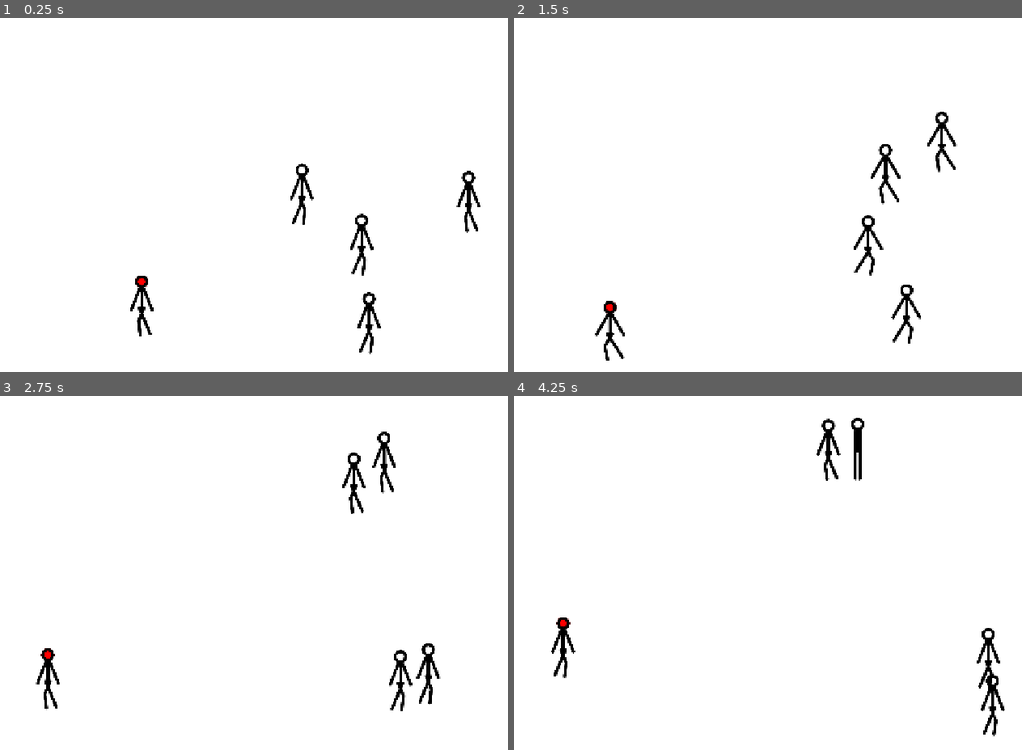
Above: before the commit, frames 1-4 (two rows, left to right).
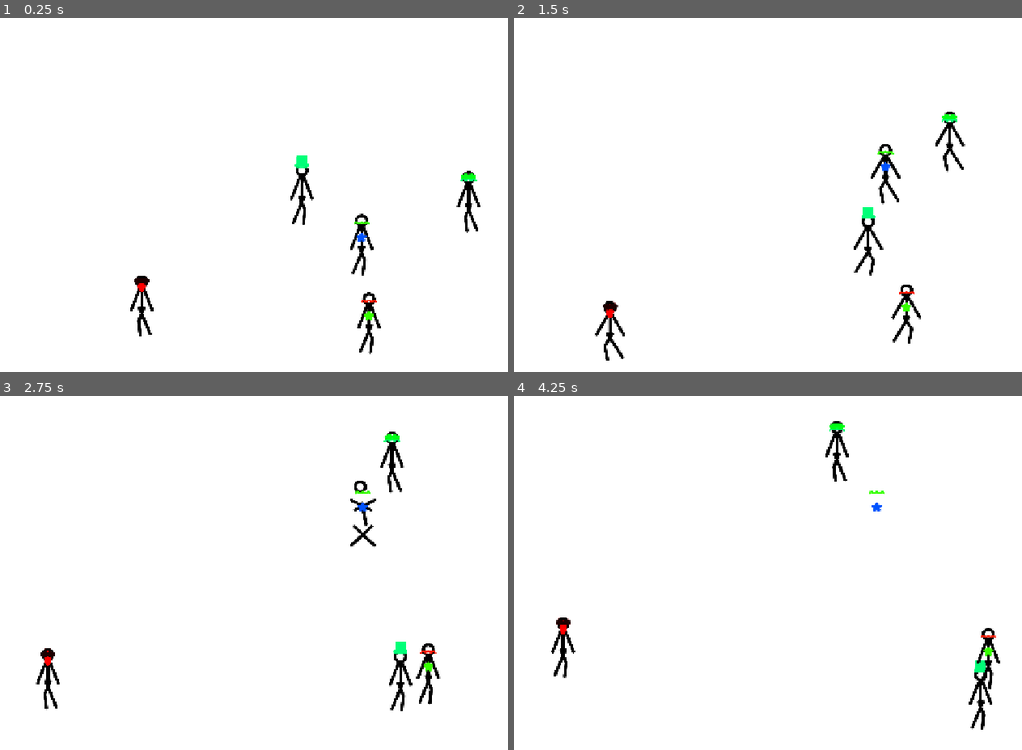
Above: after the commit, the same moments.

Repository: Attaulhaleem/trust-no-one
Game: Godot game, scene res://scenes/game/game.tscn
Two runs of this game, one before a commit and one after it. Both use one fixed random seed, a clock stepped at 60 frames per second and the inputs below.
Inputs (mouse positions are in pixels of both pictures, inside the frame that each line leads up to):
- Up to frame 1 (0.25 s): no input
- Up to frame 2 (1.5 s): move the mouse to (955, 177) at 0.52 s; hold Right (move_right) 0.53-1.28 s; click (955, 177) at 0.67 s; move the mouse to (686, 212) at 1.27 s; hold Down (move_down) from 1.28 s (still down); click (686, 212) at 1.42 s
- Up to frame 3 (2.75 s): move the mouse to (365, 491) at 2.02 s; release Down (move_down) at 2.03 s; hold Right (move_right) from 2.03 s (still down); click (365, 491) at 2.17 s
- Up to frame 4 (4.25 s): move the mouse to (783, 643) at 2.77 s; release Right (move_right) at 2.78 s; hold Up (move_up) 2.78-3.53 s; click (783, 643) at 2.92 s; move the mouse to (1006, 626) at 3.52 s; hold Left (move_left) from 3.53 s (still down); click (1006, 626) at 3.67 s

The runs differ from the first frame. In frame 1, 0.3% of the frame differs, in the area x 26-94%, y 38-86%; in frame 2, 0.8%; in frame 3, 1.2%; in frame 4, 1.5%, in the area x 8-97%, y 6-97%.

Commit message:
Fix spawning & shooting

Diff:
--- a/assets/crosshair/crosshair_brackets.svg
+++ b/assets/crosshair/crosshair_brackets.svg
@@ -1,13 +1,13 @@
-<svg xmlns="http://www.w3.org/2000/svg" viewBox="0 0 100 100" style="color:#ffffff;">
+<svg xmlns="http://www.w3.org/2000/svg" viewBox="0 0 100 100" style="color:#000000;">
 
 <g>
   <polyline points="24,38 24,24 38,24" fill="none" stroke="currentColor" stroke-width="4" stroke-linecap="round" stroke-linejoin="round"/>
   <polyline points="76,38 76,24 62,24" fill="none" stroke="currentColor" stroke-width="4" stroke-linecap="round" stroke-linejoin="round"/>
   <polyline points="24,62 24,76 38,76" fill="none" stroke="currentColor" stroke-width="4" stroke-linecap="round" stroke-linejoin="round"/>
   <polyline points="76,62 76,76 62,76" fill="none" stroke="currentColor" stroke-width="4" stroke-linecap="round" stroke-linejoin="round"/>
-  <line x1="45" y1="50" x2="55" y2="50" stroke="currentColor" stroke-width="2.5" stroke-linecap="round"/>
-  <line x1="50" y1="45" x2="50" y2="55" stroke="currentColor" stroke-width="2.5" stroke-linecap="round"/>
-  <circle cx="50" cy="50" r="2" fill="currentColor"/>
+  <line x1="45" y1="50" x2="55" y2="50" stroke="#ff0000" stroke-width="2.5" stroke-linecap="round"/>
+  <line x1="50" y1="45" x2="50" y2="55" stroke="#ff0000" stroke-width="2.5" stroke-linecap="round"/>
+  <circle cx="50" cy="50" r="2" fill="#ff0000"/>
 </g>
 
 </svg>
--- a/assets/crosshair/crosshair_scope.svg
+++ b/assets/crosshair/crosshair_scope.svg
@@ -1,4 +1,4 @@
-<svg xmlns="http://www.w3.org/2000/svg" viewBox="0 0 100 100" style="color:#ffffff;">
+<svg xmlns="http://www.w3.org/2000/svg" viewBox="0 0 100 100" style="color:#000000;">
 
 <g fill="none" stroke="currentColor" stroke-width="2.5" stroke-linecap="round">
   <circle cx="50" cy="50" r="40"/>
@@ -15,6 +15,6 @@
   <line x1="73" y1="47.0" x2="73" y2="53.0"/>
   </g>
 </g>
-<circle cx="50" cy="50" r="2.5" fill="currentColor"/>
+<circle cx="50" cy="50" r="2.5" fill="#ff0000"/>
 
 </svg>
--- a/project.godot
+++ b/project.godot
@@ -22,6 +22,8 @@
 window/size/mode=2
 window/stretch/mode="canvas_items"
 window/stretch/aspect="expand"
+mouse_cursor/custom_image="uid://cw3opolurq2bg"
+mouse_cursor/custom_image_hotspot=Vector2(50, 50)
 
 [input]
 
--- a/scenes/game/game.tscn
+++ b/scenes/game/game.tscn
@@ -1,6 +1,6 @@
 [gd_scene format=3 uid="uid://cbram80xjim3b"]
 
-[ext_resource type="Script" uid="uid://m3pm4b4dlfw6" path="res://scenes/spawner/spawner.gd" id="1_2a8rs"]
+[ext_resource type="PackedScene" uid="uid://jheuvf6o6fpa" path="res://scenes/spawner/spawner.tscn" id="1_2a8rs"]
 [ext_resource type="PackedScene" uid="uid://crtb6rmnexlj2" path="res://scenes/stickman/stickman.tscn" id="2_4j704"]
 [ext_resource type="Resource" uid="uid://bmavh3hg5tvju" path="res://scenes/accessories/eyes_accessories/round_glasses.tres" id="3_kp23o"]
 [ext_resource type="Resource" uid="uid://kpd6srpgmfkt" path="res://scenes/accessories/chest_accessories/heart_pin.tres" id="4_5jirj"]
@@ -22,11 +22,9 @@
 anchor_bottom = 1.0
 grow_horizontal = 2
 grow_vertical = 2
+mouse_filter = 2
 
-[node name="Spawner" type="Node2D" parent="." unique_id=220050764]
-script = ExtResource("1_2a8rs")
-scene_to_spawn = ExtResource("2_4j704")
-metadata/_custom_type_script = "uid://m3pm4b4dlfw6"
+[node name="Spawner" parent="." unique_id=3841475 instance=ExtResource("1_2a8rs")]
 
 [node name="Stickman" parent="." unique_id=987114327 instance=ExtResource("2_4j704")]
 visible = false
--- a/scenes/spawner/spawner.gd
+++ b/scenes/spawner/spawner.gd
@@ -8,6 +8,13 @@
 	set(value):
 		special_count = min(value, spawn_count)
 @export var spawn_margin: float = 100.0
+
+@export_group("Accessories")
+@export var head_accessories: Array[HeadAccessory] = []
+@export var eyes_accessories: Array[EyesAccessory] = []
+@export var face_accessories: Array[FaceAccessory] = []
+@export var neck_accessories: Array[NeckAccessory] = []
+@export var chest_accessories: Array[ChestAccessory] = []
 
 
 func _ready() -> void:
@@ -26,6 +33,16 @@
 		_spawn_instance(random_position, is_special)
 
 
+func _set_random_sprite_color(sprite: Sprite2D) -> Color:
+	var color := Color.BLACK
+
+	if sprite:
+		color = Color.from_hsv(randf(), 1.0, 1.0)
+		sprite.modulate = Color.from_hsv(randf(), 1.0, 1.0)
+
+	return color
+
+
 func _spawn_instance(spawn_position: Vector2, is_special: bool) -> void:
 	if not scene_to_spawn:
 		return
@@ -34,6 +51,23 @@
 	add_child(spawnling)
 	spawnling.global_position = spawn_position
 
-	if is_special:
-		spawnling.is_special = true
-		spawnling.modulate = Color.RED
+	if spawnling is Stickman:
+		var stickman: Stickman = spawnling as Stickman
+		if head_accessories:
+			stickman.head_accessory = head_accessories[randi() % head_accessories.size()]
+			_set_random_sprite_color(stickman.head_accessory_sprite)
+		if eyes_accessories:
+			stickman.eyes_accessory = eyes_accessories[randi() % eyes_accessories.size()]
+			_set_random_sprite_color(stickman.eyes_accessory_sprite)
+		if face_accessories:
+			stickman.face_accessory = face_accessories[randi() % face_accessories.size()]
+			_set_random_sprite_color(stickman.face_accessory_sprite)
+		if neck_accessories:
+			stickman.neck_accessory = neck_accessories[randi() % neck_accessories.size()]
+			_set_random_sprite_color(stickman.neck_accessory_sprite)
+		if chest_accessories:
+			stickman.chest_accessory = chest_accessories[randi() % chest_accessories.size()]
+			_set_random_sprite_color(stickman.chest_accessory_sprite)
+		if is_special:
+			stickman.is_special = true
+			stickman.modulate = Color.RED
--- a/scenes/spawner/spawner.tscn
+++ b/scenes/spawner/spawner.tscn
@@ -1,6 +1,28 @@
 [gd_scene format=3 uid="uid://jheuvf6o6fpa"]
 
-[ext_resource type="Script" uid="uid://m3pm4b4dlfw6" path="res://scenes/spawner/spawner.gd" id="1_2vbf6"]
+[ext_resource type="Script" uid="uid://m3pm4b4dlfw6" path="res://scenes/spawner/spawner.gd" id="1_c80uj"]
+[ext_resource type="Script" uid="uid://vub72vght4em" path="res://scenes/accessories/head_accessories/head_accessory.gd" id="2_hu2hm"]
+[ext_resource type="PackedScene" uid="uid://crtb6rmnexlj2" path="res://scenes/stickman/stickman.tscn" id="2_jaypc"]
+[ext_resource type="Resource" uid="uid://d0a8kh2dm2aw8" path="res://scenes/accessories/head_accessories/beanie.tres" id="3_jaypc"]
+[ext_resource type="Resource" uid="uid://ob46xe0l3oie" path="res://scenes/accessories/head_accessories/top_hat.tres" id="5_6q3ki"]
+[ext_resource type="Script" uid="uid://dskbsxwc7daxp" path="res://scenes/accessories/eyes_accessories/eyes_accessory.gd" id="6_yuh43"]
+[ext_resource type="Resource" uid="uid://bmavh3hg5tvju" path="res://scenes/accessories/eyes_accessories/round_glasses.tres" id="7_2fesh"]
+[ext_resource type="Resource" uid="uid://c1144fimfn82n" path="res://scenes/accessories/eyes_accessories/sunglasses.tres" id="8_86hsf"]
+[ext_resource type="Script" uid="uid://mhe3wvgbxprs" path="res://scenes/accessories/face_accessories/face_accessory.gd" id="9_uycrx"]
+[ext_resource type="Resource" uid="uid://bakikrj8gi8jg" path="res://scenes/accessories/face_accessories/goatee.tres" id="10_ulibx"]
+[ext_resource type="Resource" uid="uid://bbdl7aybnjea2" path="res://scenes/accessories/face_accessories/mustache.tres" id="12_1veya"]
+[ext_resource type="Script" uid="uid://bykvgm0phi8w0" path="res://scenes/accessories/neck_accessories/neck_accessory.gd" id="13_3b78x"]
+[ext_resource type="Resource" uid="uid://c788q7r3fns3h" path="res://scenes/accessories/neck_accessories/bow_tie.tres" id="14_tj3iy"]
+[ext_resource type="Resource" uid="uid://be4plq7cb2w8" path="res://scenes/accessories/neck_accessories/scarf.tres" id="15_2c4x0"]
+[ext_resource type="Script" uid="uid://bpcyjljiqblp3" path="res://scenes/accessories/chest_accessories/chest_accessory.gd" id="17_htgxi"]
+[ext_resource type="Resource" uid="uid://kpd6srpgmfkt" path="res://scenes/accessories/chest_accessories/heart_pin.tres" id="18_pruht"]
+[ext_resource type="Resource" uid="uid://dpjp131rn5wgk" path="res://scenes/accessories/chest_accessories/star_badge.tres" id="19_0xohq"]
 
 [node name="Spawner" type="Node2D" unique_id=3841475]
-script = ExtResource("1_2vbf6")
+script = ExtResource("1_c80uj")
+scene_to_spawn = ExtResource("2_jaypc")
+head_accessories = Array[ExtResource("2_hu2hm")]([ExtResource("3_jaypc"), ExtResource("5_6q3ki"), null, null])
+eyes_accessories = Array[ExtResource("6_yuh43")]([ExtResource("7_2fesh"), ExtResource("8_86hsf"), null, null])
+face_accessories = Array[ExtResource("9_uycrx")]([ExtResource("10_ulibx"), ExtResource("12_1veya"), null, null])
+neck_accessories = Array[ExtResource("13_3b78x")]([ExtResource("14_tj3iy"), ExtResource("15_2c4x0"), null, null])
+chest_accessories = Array[ExtResource("17_htgxi")]([ExtResource("18_pruht"), ExtResource("19_0xohq"), null, null])
--- a/scenes/stickman/stickman.gd
+++ b/scenes/stickman/stickman.gd
@@ -1,3 +1,4 @@
+class_name Stickman
 extends CharacterBody2D
 
 enum AIState {IDLE, WALKING}
@@ -5,6 +6,7 @@
 const IDLE_ANIMATION := &"idle"
 const WALK_HORIZONTAL_ANIMATION := &"walk_horizontal"
 const WALK_VERTICAL_ANIMATION := &"walk_vertical"
+const DEATH_ANIMATION := &"death"
 const MOVE_LEFT_ACTION := &"move_left"
 const MOVE_RIGHT_ACTION := &"move_right"
 const MOVE_UP_ACTION := &"move_up"
@@ -57,13 +59,8 @@
 @export var ai_idle_duration_min: float = 1.0
 @export var ai_idle_duration_max: float = 3.0
 
-@onready var head_accessory_color := _set_random_sprite_color(head_accessory_sprite)
-@onready var eyes_accessory_color := _set_random_sprite_color(eyes_accessory_sprite)
-@onready var face_accessory_color := _set_random_sprite_color(face_accessory_sprite)
-@onready var neck_accessory_color := _set_random_sprite_color(neck_accessory_sprite)
-@onready var chest_accessory_color := _set_random_sprite_color(chest_accessory_sprite)
-
 var is_special: bool = false # For assassin status
+var is_dead: bool = false
 
 var ai_current_state: AIState = AIState.IDLE
 var ai_state_timer: float = 0.0
@@ -72,9 +69,13 @@
 
 func _ready() -> void:
 	motion_mode = MOTION_MODE_FLOATING
+	input_pickable = true
 
 
 func _physics_process(delta: float) -> void:
+	if is_dead:
+		return
+
 	if is_controllable:
 		var direction := Input.get_vector(
 			MOVE_LEFT_ACTION,
@@ -137,39 +138,18 @@
 		ai_direction = Vector2.ZERO
 
 
-func _set_random_sprite_color(sprite: Sprite2D) -> Color:
-	var color := Color.BLACK
-
-	if sprite:
-		color = Color.from_hsv(randf(), 1.0, 1.0)
-		sprite.modulate = Color.from_hsv(randf(), 1.0, 1.0)
-
-	return color
-
-
 func _update_accessory_sprite(sprite: Sprite2D, accessory: Accessory) -> void:
 	if accessory and sprite:
 		sprite.texture = accessory.texture
 		sprite.modulate = accessory.color
 
 
-func _update_accessory_z_index(sprite: Sprite2D, accessory: Accessory) -> void:
-	if accessory and sprite:
-		sprite.z_index = accessory.back_z_index if velocity.y < 0.0 else 0
-
-
 func _update_walk_animation() -> void:
-	if animated_sprite == null:
+	if animated_sprite == null or is_dead:
 		return
 
 	if velocity.x != 0.0:
 		animated_sprite.flip_h = velocity.x > 0.0
-
-	# _update_accessory_z_index(head_accessory_sprite, head_accessory)
-	# _update_accessory_z_index(eyes_accessory_sprite, eyes_accessory)
-	# _update_accessory_z_index(face_accessory_sprite, face_accessory)
-	# _update_accessory_z_index(neck_accessory_sprite, neck_accessory)
-	# _update_accessory_z_index(chest_accessory_sprite, chest_accessory)
 
 	if velocity == Vector2.ZERO:
 		animated_sprite.play(IDLE_ANIMATION)
@@ -177,3 +157,17 @@
 		animated_sprite.play(WALK_HORIZONTAL_ANIMATION)
 	elif velocity.y != 0.0:
 		animated_sprite.play(WALK_VERTICAL_ANIMATION)
+
+
+func _input_event(_viewport: Viewport, event: InputEvent, _shape_idx: int) -> void:
+	if is_dead:
+		return
+	if event is InputEventMouseButton and event.button_index == MOUSE_BUTTON_LEFT and event.pressed:
+		_die()
+
+
+func _die() -> void:
+	is_dead = true
+	velocity = Vector2.ZERO
+	if animated_sprite:
+		animated_sprite.play(DEATH_ANIMATION)
--- a/scenes/stickman/stickman.tscn
+++ b/scenes/stickman/stickman.tscn
@@ -1,95 +1,180 @@
 [gd_scene format=3 uid="uid://crtb6rmnexlj2"]
 
-[ext_resource type="Texture2D" uid="uid://bylefcbudrcrf" path="res://assets/stickman/idle/idle.svg" id="2_6tcpw"]
-[ext_resource type="Texture2D" uid="uid://bo36wc5m22la5" path="res://assets/stickman/face/face_fill.svg" id="2_tpg7n"]
-[ext_resource type="Texture2D" uid="uid://dwvobby4m24ue" path="res://assets/stickman/move_horizontal/walk_horizontal_01.svg" id="3_sldoi"]
-[ext_resource type="Script" uid="uid://fxqvx7kr7vqh" path="res://scenes/stickman/stickman.gd" id="3_stickman"]
-[ext_resource type="Texture2D" uid="uid://bq26pfmhweoyx" path="res://assets/stickman/move_horizontal/walk_horizontal_02.svg" id="4_wrhk3"]
-[ext_resource type="Texture2D" uid="uid://dni0d1qwxv3kb" path="res://assets/stickman/move_horizontal/walk_horizontal_03.svg" id="5_43sgt"]
-[ext_resource type="Texture2D" uid="uid://k5pjomkgfnya" path="res://assets/stickman/move_horizontal/walk_horizontal_04.svg" id="6_ua3et"]
-[ext_resource type="Texture2D" uid="uid://544ytsc4k03l" path="res://assets/stickman/move_horizontal/walk_horizontal_05.svg" id="7_tpg7n"]
-[ext_resource type="Texture2D" uid="uid://cfagelqnp5dij" path="res://assets/stickman/move_horizontal/walk_horizontal_06.svg" id="8_1xfu3"]
-[ext_resource type="Texture2D" uid="uid://fda7uakmjug4" path="res://assets/stickman/move_horizontal/walk_horizontal_07.svg" id="9_df13s"]
-[ext_resource type="Texture2D" uid="uid://ors1xfx3wpen" path="res://assets/stickman/move_horizontal/walk_horizontal_08.svg" id="10_d6aha"]
-[ext_resource type="Texture2D" uid="uid://dgk55qtcftl3w" path="res://assets/stickman/move_vertical/walk_vertical_01.svg" id="11_0qydf"]
-[ext_resource type="Texture2D" uid="uid://tn540yapo51j" path="res://assets/stickman/move_vertical/walk_vertical_02.svg" id="12_mnsci"]
-[ext_resource type="Texture2D" uid="uid://bia4i3nli8713" path="res://assets/stickman/move_vertical/walk_vertical_03.svg" id="13_wsvlm"]
-[ext_resource type="Texture2D" uid="uid://bgdcsvyf2ygu7" path="res://assets/stickman/move_vertical/walk_vertical_04.svg" id="14_su30g"]
-[ext_resource type="Texture2D" uid="uid://bl7sjjh4kuiy" path="res://assets/stickman/move_vertical/walk_vertical_05.svg" id="15_rl4wl"]
-[ext_resource type="Texture2D" uid="uid://c0wokkdknqtat" path="res://assets/stickman/move_vertical/walk_vertical_06.svg" id="16_ug43w"]
-[ext_resource type="Texture2D" uid="uid://cb6ob1cpjeue5" path="res://assets/stickman/move_vertical/walk_vertical_07.svg" id="17_bvwkw"]
-[ext_resource type="Texture2D" uid="uid://b2y2fqb6rm5a5" path="res://assets/stickman/move_vertical/walk_vertical_08.svg" id="18_uwosb"]
+[ext_resource type="Script" uid="uid://fxqvx7kr7vqh" path="res://scenes/stickman/stickman.gd" id="1_vdaq4"]
+[ext_resource type="Texture2D" uid="uid://bo36wc5m22la5" path="res://assets/stickman/face/face_fill.svg" id="2_72io0"]
+[ext_resource type="Texture2D" uid="uid://btjy1rdkvk5lx" path="res://assets/stickman/death/death_01.svg" id="3_kmwkn"]
+[ext_resource type="Texture2D" uid="uid://cwmeaad6cnvxf" path="res://assets/stickman/death/death_02.svg" id="4_hrowu"]
+[ext_resource type="Texture2D" uid="uid://c7bn1ib0wfmn7" path="res://assets/stickman/death/death_03.svg" id="5_ky35r"]
+[ext_resource type="Texture2D" uid="uid://djmjyu3ph4p7h" path="res://assets/stickman/death/death_04.svg" id="6_yqhtl"]
+[ext_resource type="Texture2D" uid="uid://c0h7sowhtut3e" path="res://assets/stickman/death/death_05.svg" id="7_2kcg2"]
+[ext_resource type="Texture2D" uid="uid://bukt44lh0r0il" path="res://assets/stickman/death/death_06.svg" id="8_7x682"]
+[ext_resource type="Texture2D" uid="uid://cty4unod4yalv" path="res://assets/stickman/death/death_07.svg" id="9_bihbs"]
+[ext_resource type="Texture2D" uid="uid://dg3j5ppi2802y" path="res://assets/stickman/death/death_08.svg" id="10_v7hs6"]
+[ext_resource type="Texture2D" uid="uid://dl008ymbpsp10" path="res://assets/stickman/death/death_09.svg" id="11_jftox"]
+[ext_resource type="Texture2D" uid="uid://cifsymjc8oc0i" path="res://assets/stickman/death/death_10.svg" id="12_ungb2"]
+[ext_resource type="Texture2D" uid="uid://bylefcbudrcrf" path="res://assets/stickman/idle/idle.svg" id="13_1p804"]
+[ext_resource type="Texture2D" uid="uid://dwvobby4m24ue" path="res://assets/stickman/move_horizontal/walk_horizontal_01.svg" id="14_k0hrp"]
+[ext_resource type="Texture2D" uid="uid://bq26pfmhweoyx" path="res://assets/stickman/move_horizontal/walk_horizontal_02.svg" id="15_75er4"]
+[ext_resource type="Texture2D" uid="uid://dni0d1qwxv3kb" path="res://assets/stickman/move_horizontal/walk_horizontal_03.svg" id="16_wwber"]
+[ext_resource type="Texture2D" uid="uid://k5pjomkgfnya" path="res://assets/stickman/move_horizontal/walk_horizontal_04.svg" id="17_55vfj"]
+[ext_resource type="Texture2D" uid="uid://544ytsc4k03l" path="res://assets/stickman/move_horizontal/walk_horizontal_05.svg" id="18_qtcny"]
+[ext_resource type="Texture2D" uid="uid://cfagelqnp5dij" path="res://assets/stickman/move_horizontal/walk_horizontal_06.svg" id="19_ewlaq"]
+[ext_resource type="Texture2D" uid="uid://fda7uakmjug4" path="res://assets/stickman/move_horizontal/walk_horizontal_07.svg" id="20_5d5tv"]
+[ext_resource type="Texture2D" uid="uid://ors1xfx3wpen" path="res://assets/stickman/move_horizontal/walk_horizontal_08.svg" id="21_rv1q2"]
+[ext_resource type="Texture2D" uid="uid://dgk55qtcftl3w" path="res://assets/stickman/move_vertical/walk_vertical_01.svg" id="22_7dj0i"]
+[ext_resource type="Texture2D" uid="uid://tn540yapo51j" path="res://assets/stickman/move_vertical/walk_vertical_02.svg" id="23_t67ub"]
+[ext_resource type="Texture2D" uid="uid://bia4i3nli8713" path="res://assets/stickman/move_vertical/walk_vertical_03.svg" id="24_g5ql6"]
+[ext_resource type="Texture2D" uid="uid://bgdcsvyf2ygu7" path="res://assets/stickman/move_vertical/walk_vertical_04.svg" id="25_hrkj8"]
+[ext_resource type="Texture2D" uid="uid://bl7sjjh4kuiy" path="res://assets/stickman/move_vertical/walk_vertical_05.svg" id="26_gs4ha"]
+[ext_resource type="Texture2D" uid="uid://c0wokkdknqtat" path="res://assets/stickman/move_vertical/walk_vertical_06.svg" id="27_gnf44"]
+[ext_resource type="Texture2D" uid="uid://cb6ob1cpjeue5" path="res://assets/stickman/move_vertical/walk_vertical_07.svg" id="28_s0x3a"]
+[ext_resource type="Texture2D" uid="uid://b2y2fqb6rm5a5" path="res://assets/stickman/move_vertical/walk_vertical_08.svg" id="29_gtyyh"]
+
+[sub_resource type="AtlasTexture" id="AtlasTexture_cnexd"]
+atlas = ExtResource("3_kmwkn")
+region = Rect2(0, 0, 200, 320)
+
+[sub_resource type="AtlasTexture" id="AtlasTexture_hi5jj"]
+atlas = ExtResource("4_hrowu")
+region = Rect2(0, 0, 200, 320)
+
+[sub_resource type="AtlasTexture" id="AtlasTexture_t1qce"]
+atlas = ExtResource("5_ky35r")
+region = Rect2(0, 0, 200, 320)
+
+[sub_resource type="AtlasTexture" id="AtlasTexture_sc42m"]
+atlas = ExtResource("6_yqhtl")
+region = Rect2(0, 0, 200, 320)
+
+[sub_resource type="AtlasTexture" id="AtlasTexture_lw2f5"]
+atlas = ExtResource("7_2kcg2")
+region = Rect2(0, 0, 200, 320)
+
+[sub_resource type="AtlasTexture" id="AtlasTexture_waam8"]
+atlas = ExtResource("8_7x682")
+region = Rect2(0, 0, 200, 320)
+
+[sub_resource type="AtlasTexture" id="AtlasTexture_ayfyy"]
+atlas = ExtResource("9_bihbs")
+region = Rect2(0, 0, 200, 320)
+
+[sub_resource type="AtlasTexture" id="AtlasTexture_lf8pm"]
+atlas = ExtResource("10_v7hs6")
+region = Rect2(0, 0, 200, 320)
+
+[sub_resource type="AtlasTexture" id="AtlasTexture_sieca"]
+atlas = ExtResource("11_jftox")
+region = Rect2(0, 0, 200, 320)
+
+[sub_resource type="AtlasTexture" id="AtlasTexture_urkyh"]
+atlas = ExtResource("12_ungb2")
+region = Rect2(0, 0, 200, 320)
 
 [sub_resource type="AtlasTexture" id="AtlasTexture_n7t5g"]
-atlas = ExtResource("2_6tcpw")
+atlas = ExtResource("13_1p804")
 region = Rect2(0, 0, 200, 320)
 
 [sub_resource type="AtlasTexture" id="AtlasTexture_f7lp4"]
-atlas = ExtResource("3_sldoi")
+atlas = ExtResource("14_k0hrp")
 region = Rect2(0, 0, 200, 320)
 
 [sub_resource type="AtlasTexture" id="AtlasTexture_crwlf"]
-atlas = ExtResource("4_wrhk3")
+atlas = ExtResource("15_75er4")
 region = Rect2(0, 0, 200, 320)
 
 [sub_resource type="AtlasTexture" id="AtlasTexture_ptmqr"]
-atlas = ExtResource("5_43sgt")
+atlas = ExtResource("16_wwber")
 region = Rect2(0, 0, 200, 320)
 
 [sub_resource type="AtlasTexture" id="AtlasTexture_isuf1"]
-atlas = ExtResource("6_ua3et")
+atlas = ExtResource("17_55vfj")
 region = Rect2(0, 0, 200, 320)
 
 [sub_resource type="AtlasTexture" id="AtlasTexture_7711q"]
-atlas = ExtResource("7_tpg7n")
+atlas = ExtResource("18_qtcny")
 region = Rect2(0, 0, 200, 320)
 
 [sub_resource type="AtlasTexture" id="AtlasTexture_oyq6v"]
-atlas = ExtResource("8_1xfu3")
+atlas = ExtResource("19_ewlaq")
 region = Rect2(0, 0, 200, 320)
 
 [sub_resource type="AtlasTexture" id="AtlasTexture_pxjkb"]
-atlas = ExtResource("9_df13s")
+atlas = ExtResource("20_5d5tv")
 region = Rect2(0, 0, 200, 320)
 
 [sub_resource type="AtlasTexture" id="AtlasTexture_yygjv"]
-atlas = ExtResource("10_d6aha")
+atlas = ExtResource("21_rv1q2")
 region = Rect2(0, 0, 200, 320)
 
 [sub_resource type="AtlasTexture" id="AtlasTexture_wce2d"]
-atlas = ExtResource("11_0qydf")
+atlas = ExtResource("22_7dj0i")
 region = Rect2(0, 0, 200, 320)
 
 [sub_resource type="AtlasTexture" id="AtlasTexture_cxgaw"]
-atlas = ExtResource("12_mnsci")
+atlas = ExtResource("23_t67ub")
 region = Rect2(0, 0, 200, 320)
 
 [sub_resource type="AtlasTexture" id="AtlasTexture_q0pgk"]
-atlas = ExtResource("13_wsvlm")
+atlas = ExtResource("24_g5ql6")
 region = Rect2(0, 0, 200, 320)
 
 [sub_resource type="AtlasTexture" id="AtlasTexture_0l1sv"]
-atlas = ExtResource("14_su30g")
+atlas = ExtResource("25_hrkj8")
 region = Rect2(0, 0, 200, 320)
 
 [sub_resource type="AtlasTexture" id="AtlasTexture_3m3rj"]
-atlas = ExtResource("15_rl4wl")
+atlas = ExtResource("26_gs4ha")
 region = Rect2(0, 0, 200, 320)
 
 [sub_resource type="AtlasTexture" id="AtlasTexture_vbph8"]
-atlas = ExtResource("16_ug43w")
+atlas = ExtResource("27_gnf44")
 region = Rect2(0, 0, 200, 320)
 
 [sub_resource type="AtlasTexture" id="AtlasTexture_0vykw"]
-atlas = ExtResource("17_bvwkw")
+atlas = ExtResource("28_s0x3a")
 region = Rect2(0, 0, 200, 320)
 
 [sub_resource type="AtlasTexture" id="AtlasTexture_3pxxh"]
-atlas = ExtResource("18_uwosb")
+atlas = ExtResource("29_gtyyh")
 region = Rect2(0, 0, 200, 320)
 
 [sub_resource type="SpriteFrames" id="SpriteFrames_sej1l"]
 animations = [{
+"frames": [{
+"duration": 1.0,
+"texture": SubResource("AtlasTexture_cnexd")
+}, {
+"duration": 1.0,
+"texture": SubResource("AtlasTexture_hi5jj")
+}, {
+"duration": 1.0,
+"texture": SubResource("AtlasTexture_t1qce")
+}, {
+"duration": 1.0,
+"texture": SubResource("AtlasTexture_sc42m")
+}, {
+"duration": 1.0,
+"texture": SubResource("AtlasTexture_lw2f5")
+}, {
+"duration": 1.0,
+"texture": SubResource("AtlasTexture_waam8")
+}, {
+"duration": 1.0,
+"texture": SubResource("AtlasTexture_ayfyy")
+}, {
+"duration": 1.0,
+"texture": SubResource("AtlasTexture_lf8pm")
+}, {
+"duration": 1.0,
+"texture": SubResource("AtlasTexture_sieca")
+}, {
+"duration": 1.0,
+"texture": SubResource("AtlasTexture_urkyh")
+}],
+"loop": 0,
+"name": &"death",
+"speed": 6.0
+}, {
 "frames": [{
 "duration": 1.0,
 "texture": SubResource("AtlasTexture_n7t5g")
@@ -159,13 +244,13 @@
 
 [sub_resource type="CapsuleShape2D" id="CapsuleShape2D_sej1l"]
 radius = 14.0
-height = 136.0
+height = 240.0
 
 [node name="Stickman" type="CharacterBody2D" unique_id=987114327 node_paths=PackedStringArray("animated_sprite", "bowtie_sprite", "head_accessory_sprite", "eyes_accessory_sprite", "face_accessory_sprite", "neck_accessory_sprite", "chest_accessory_sprite")]
 y_sort_enabled = true
 scale = Vector2(0.5, 0.5)
 motion_mode = 1
-script = ExtResource("3_stickman")
+script = ExtResource("1_vdaq4")
 animated_sprite = NodePath("AnimatedSprite2D")
 bowtie_sprite = NodePath("HeadAccessorySprite2D")
 head_accessory_sprite = NodePath("HeadAccessorySprite2D")
@@ -175,18 +260,16 @@
 chest_accessory_sprite = NodePath("ChestAccessorySprite2D")
 
 [node name="FaceSprite2D" type="Sprite2D" parent="." unique_id=805636682]
-texture = ExtResource("2_tpg7n")
+texture = ExtResource("2_72io0")
 
 [node name="AnimatedSprite2D" type="AnimatedSprite2D" parent="." unique_id=1266758904]
 modulate = Color(0, 0, 0, 1)
 sprite_frames = SubResource("SpriteFrames_sej1l")
-animation = &"walk_vertical"
+animation = &"death"
 autoplay = "idle"
 
 [node name="CollisionShape2D" type="CollisionShape2D" parent="." unique_id=467081984]
-position = Vector2(0, -54)
 shape = SubResource("CapsuleShape2D_sej1l")
-disabled = true
 
 [node name="HeadAccessorySprite2D" type="Sprite2D" parent="." unique_id=1259095385]
 modulate = Color(0, 0, 0, 1)
Not shown, changed: assets/crosshair/crosshair_brackets.svg.import
Not shown, changed: assets/crosshair/crosshair_scope.svg.import
Not shown, added: doc/classes/@GlobalScope.xml
Not shown, added: doc/classes/AABB.xml
Not shown, added: doc/classes/AESContext.xml
Not shown, added: doc/classes/AStar2D.xml
Not shown, added: doc/classes/AStar3D.xml
Not shown, added: doc/classes/AStarGrid2D.xml
Not shown, added: doc/classes/AcceptDialog.xml
Not shown, added: doc/classes/AccessibilityServer.xml
Not shown, added: doc/classes/AimModifier3D.xml
Not shown, added: doc/classes/AnimatableBody2D.xml
(and 1067 more such lines)
